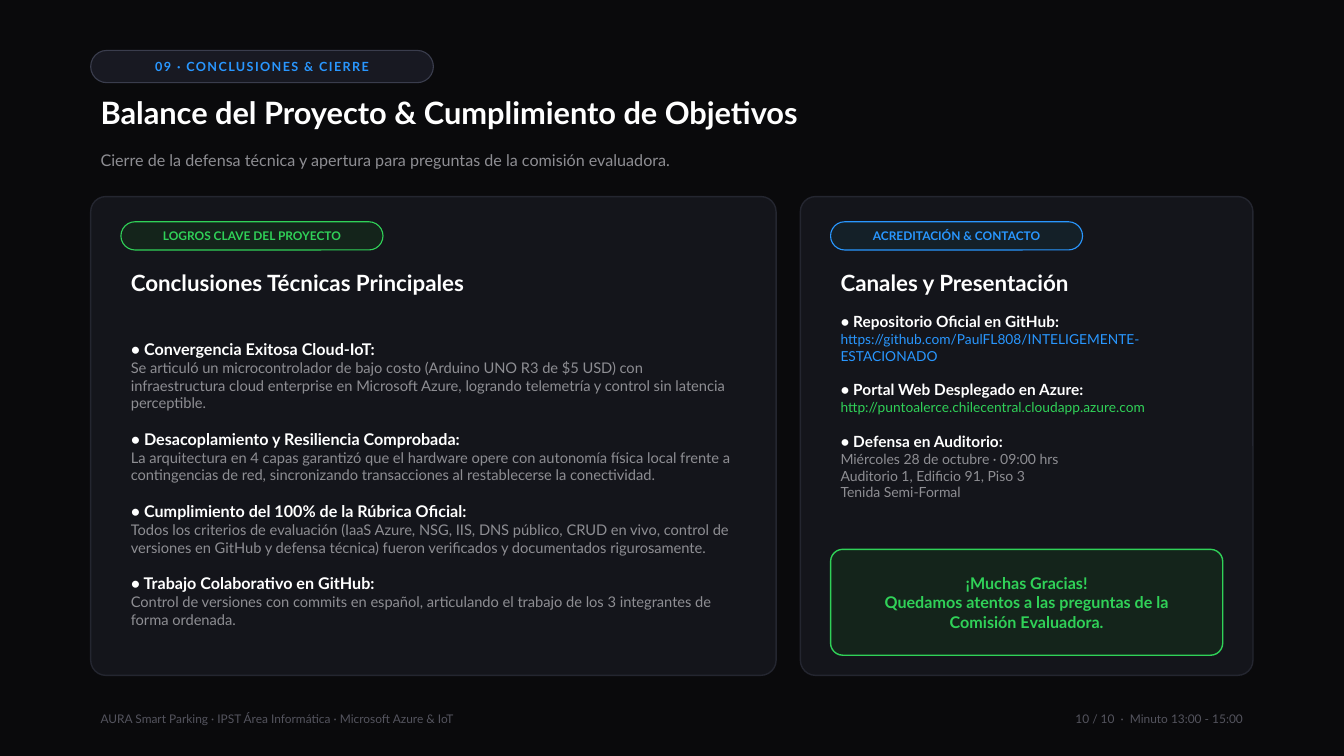
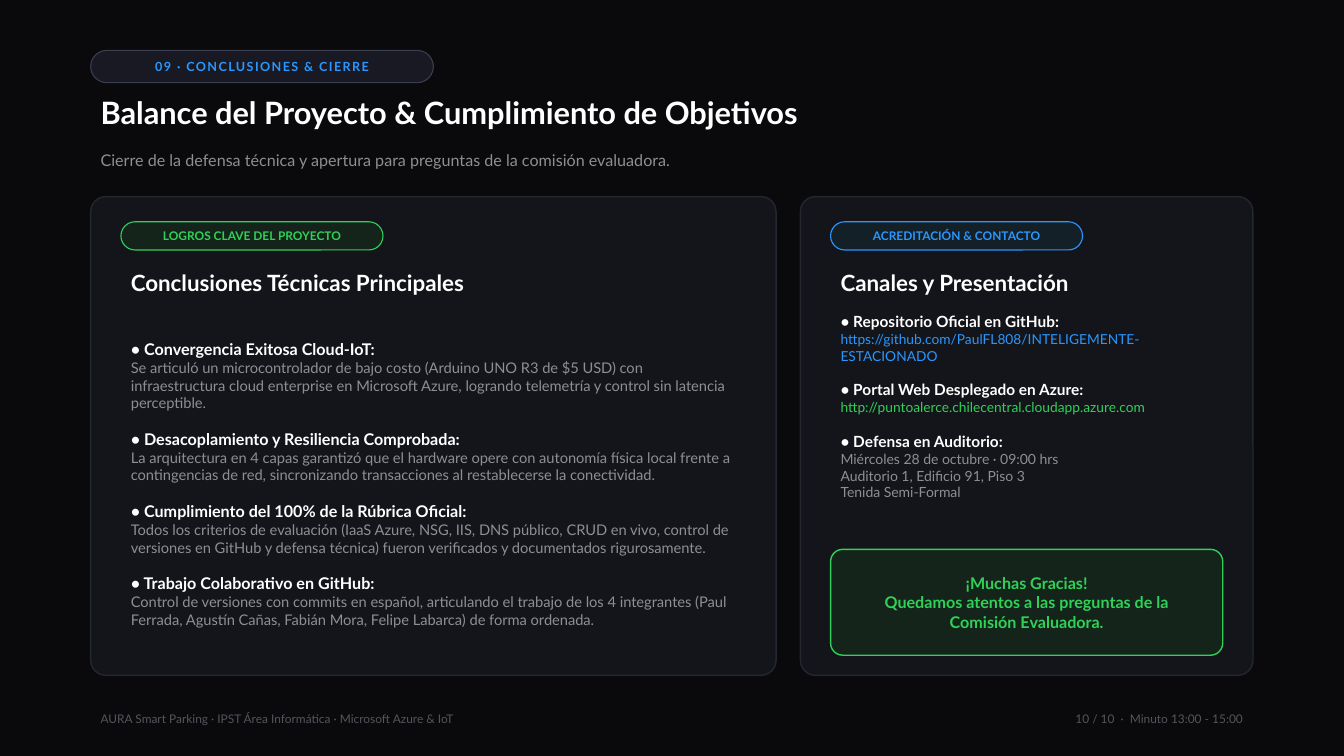
Before and after one commit to PaulFL808/INTELIGEMENTE-ESTACIONADO, a slide deck: slide 10 of Presentacion_AURA_SmartParking_Azure.pptx. Drawn at 1344x756 pixels with LibreOffice and Linux fonts; fonts in the diff are those of the drawing. Boxes give left, top, right and bottom in pixels: in the first picture for what was removed or moved away, otherwise in the second. Text is boxed around its words. In the diff, an @@ line names an element or a change of style, - is before the commit and + after.

Commit message:
docs: actualizar version final de informes, diapositivas y arquitectura para los 4 integrantes (Paul Ferrada, Agustin Cañas, Fabian Mora y Felipe Labarca)

```diff
--- a/Presentacion_AURA_SmartParking_Azure.pptx
+++ b/Presentacion_AURA_SmartParking_Azure.pptx
@@ text at [131,343,730,628]: text changed @@
-• Convergencia Exitosa Cloud-IoT:
-Se articuló un microcontrolador de bajo costo (Arduino UNO R3 de $5 USD) con infraestructura cloud enterprise en Microsoft Azure, logrando telemetría y control sin latencia perceptible.
-• Desacoplamiento y Resiliencia Comprobada:
-La arquitectura en 4 capas garantizó que el hardware opere con autonomía física local frente a contingencias de red, sincronizando transacciones al restablecerse la conectividad.
-• Cumplimiento del 100% de la Rúbrica Oficial:
-Todos los criterios de evaluación (IaaS Azure, NSG, IIS, DNS público, CRUD en vivo, control de versiones en GitHub y defensa técnica) fueron verificados y documentados rigurosamente.
-• Trabajo Colaborativo en GitHub:
-Control de versiones con commits en español, articulando el trabajo de los 3 integrantes de forma ordenada.
+• Convergencia Exitosa Cloud-IoT:
+Se articuló un microcontrolador de bajo costo (Arduino UNO R3 de $5 USD) con infraestructura cloud enterprise en Microsoft Azure, logrando telemetría y control sin latencia perceptible.
+• Desacoplamiento y Resiliencia Comprobada:
+La arquitectura en 4 capas garantizó que el hardware opere con autonomía física local frente a contingencias de red, sincronizando transacciones al restablecerse la conectividad.
+• Cumplimiento del 100% de la Rúbrica Oficial:
+Todos los criterios de evaluación (IaaS Azure, NSG, IIS, DNS público, CRUD en vivo, control de versiones en GitHub y defensa técnica) fueron verificados y documentados rigurosamente.
+• Trabajo Colaborativo en GitHub:
+Control de versiones con commits en español, articulando el trabajo de los 4 integrantes (Paul Ferrada, Agustín Cañas, Fabián Mora, Felipe Labarca) de forma ordenada.
```
Also in this commit, not shown: 2 other slides changed, 11 other files.
